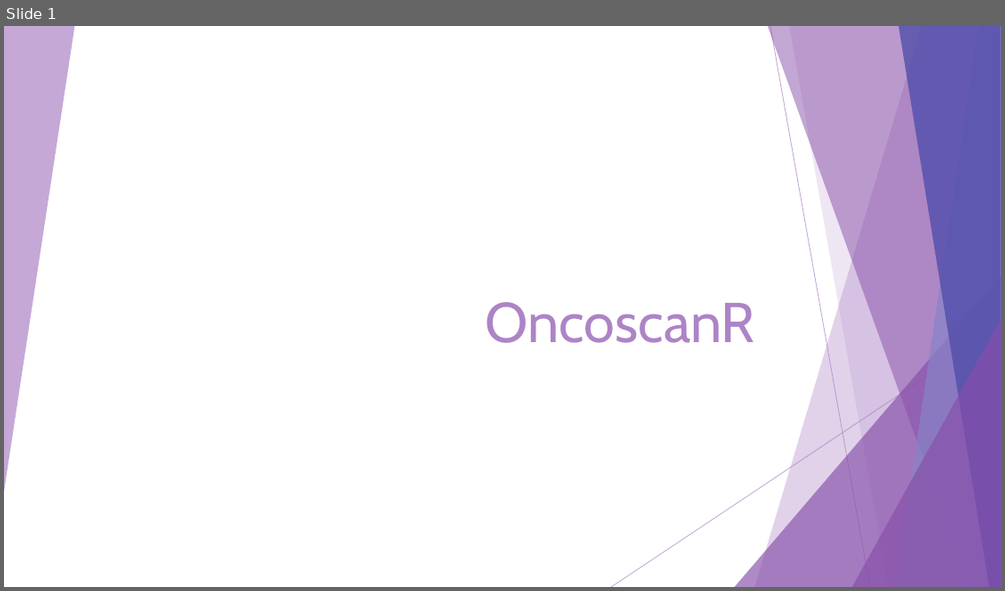
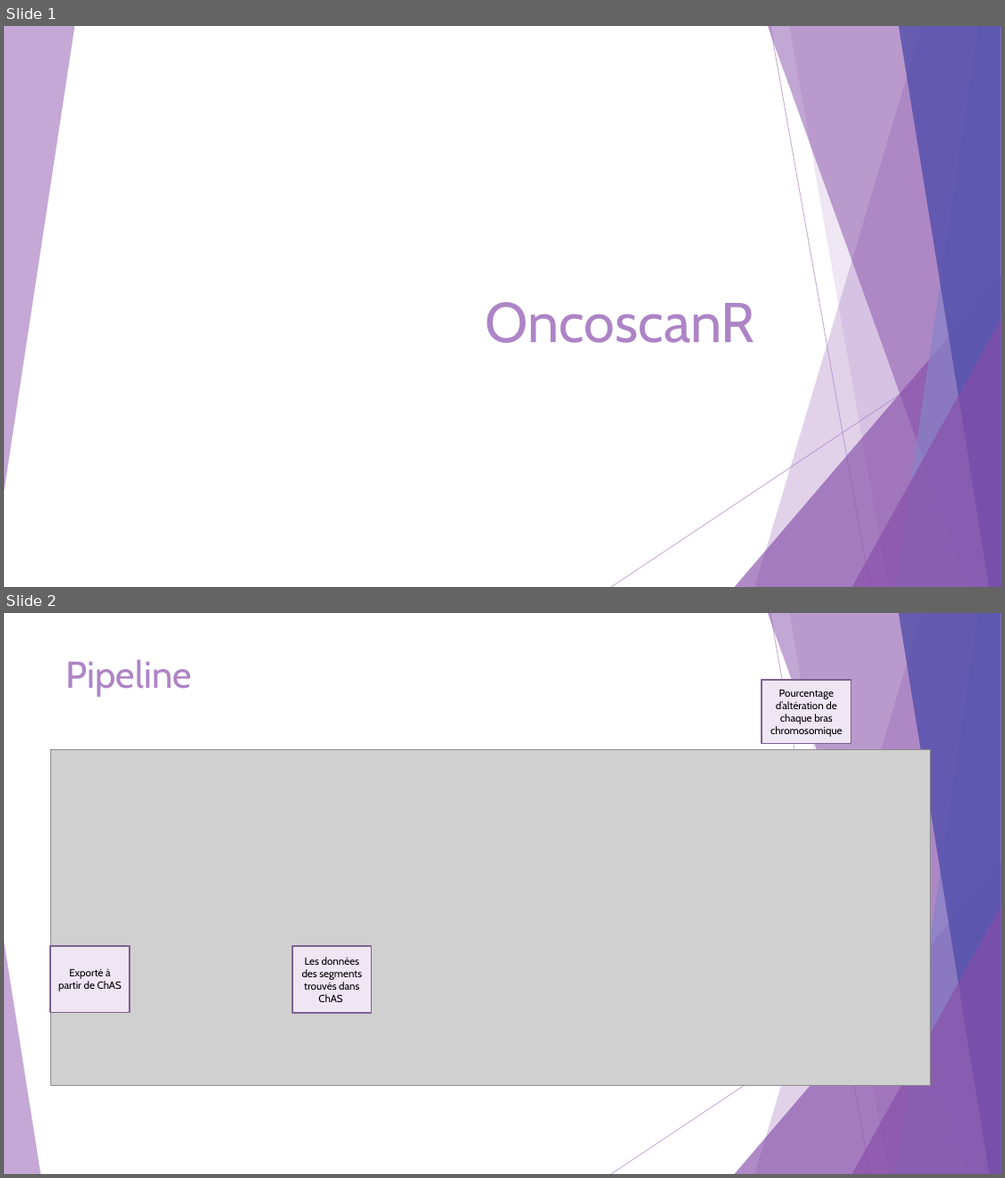
Before and after one commit to Elie-Bordron/DEA-dataviz, a slide deck: docs/docs_I_made/slides/OncoscanR.pptx. Shown one above the other, each under a label of ours: slide 1 before the commit, slides 1 and 2 after it. The pictures are 1005x591 and 1005x1178 pixels, drawn with LibreOffice and Linux fonts; fonts in the diff are those of the drawing; grey boxes stand for pictures. Boxes give left, top, right and bottom in pixels: in the first picture for what was removed or moved away, otherwise in the second. Text is boxed around its words. In the diff, an @@ line names an element or a change of style, - is before the commit and + after.

```diff
--- a/docs/docs_I_made/slides/OncoscanR.pptx
+++ b/docs/docs_I_made/slides/OncoscanR.pptx
@@ slide 2 added at (x1=4, y1=613, x2=1001, y2=1174), background #FFFFFF; not listed: 9 template elements that a slide beside it also shows @@
@@ title added at (x1=66, y1=659, x2=192, y2=697), 36 pt, text #AD84C6 @@
+Pipeline
@@ rectangle added at (x1=761, y1=680, x2=850, y2=743), fill #EFE6F4, outline #806292 1.5 pt, 10 pt, text #000000 @@
+Pourcentage d’altération de chaque bras chromosomique
@@ picture added at (x1=50, y1=750, x2=930, y2=1086) @@
@@ triangle added at (x1=4, y1=941, x2=40, y2=1174), fill #AD84C6 at 70% opacity @@
@@ rectangle added at (x1=50, y1=946, x2=129, y2=1013), fill #EFE6F4, outline #806292 1.5 pt, 10 pt, text #000000 @@
+Exporté à partir de ChAS
@@ rectangle added at (x1=292, y1=946, x2=372, y2=1013), fill #EFE6F4, outline #806292 1.5 pt, 10 pt, text #000000 @@
+Les données des segments trouvés dans ChAS
```
Also in this commit, not shown: 1 slide changed, 5 other slides added, 1 slide removed, 10 other files.
